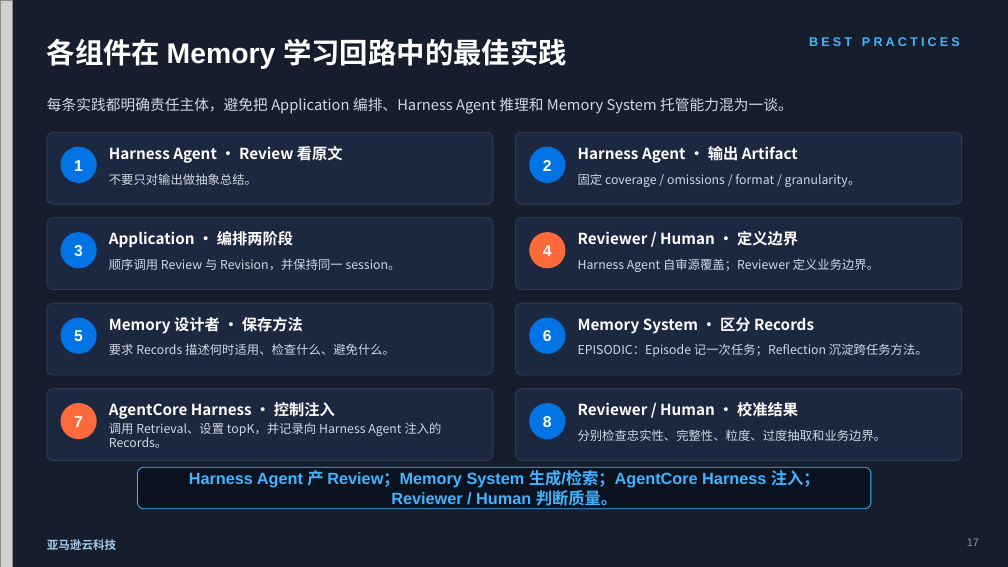
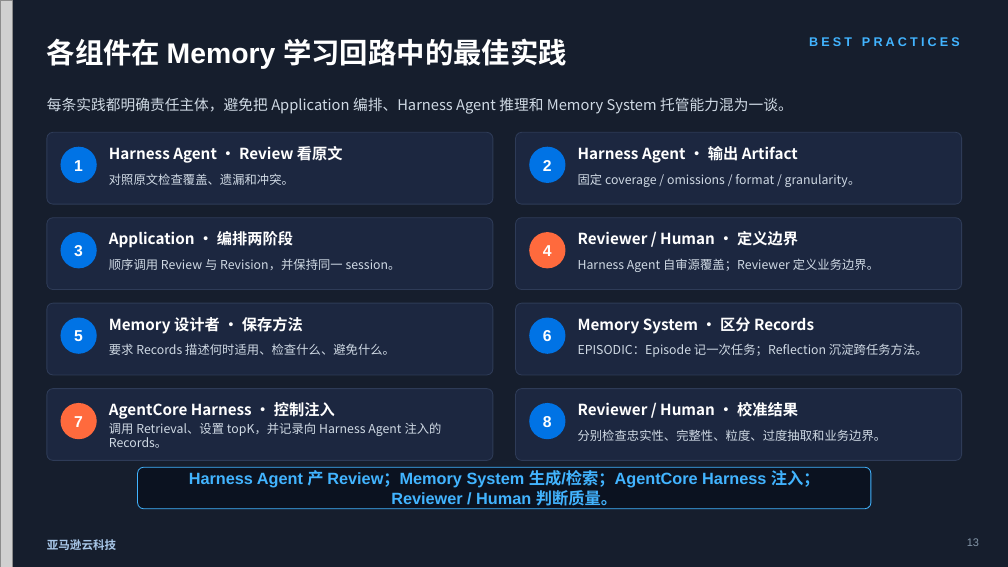
Before and after one commit to dashjim/agentcore-memory-loop, a slide deck: slide 13 of docs/记忆能让Agent越跑越好吗-V3.pptx (slide 17 before the commit). Drawn at 1008x567 pixels with LibreOffice and Linux fonts; fonts in the diff are those of the drawing; grey boxes stand for pictures. Boxes give left, top, right and bottom in pixels: in the first picture for what was removed or moved away, otherwise in the second. Text is boxed around its words. In the diff, an @@ line names an element or a change of style, - is before the commit and + after.

```diff
--- a/docs/记忆能让Agent越跑越好吗-V3.pptx
+++ b/docs/记忆能让Agent越跑越好吗-V3.pptx
@@ text at bbox=[109, 173, 294, 185]: text changed @@
-不要只对输出做抽象总结。
+对照原文检查覆盖、遗漏和冲突。
@@ text at bbox=[967, 538, 979, 546]: text changed @@
-17
+13
```
Also in this commit, not shown: 9 other slides changed, 4 slides removed, 2 other files.
